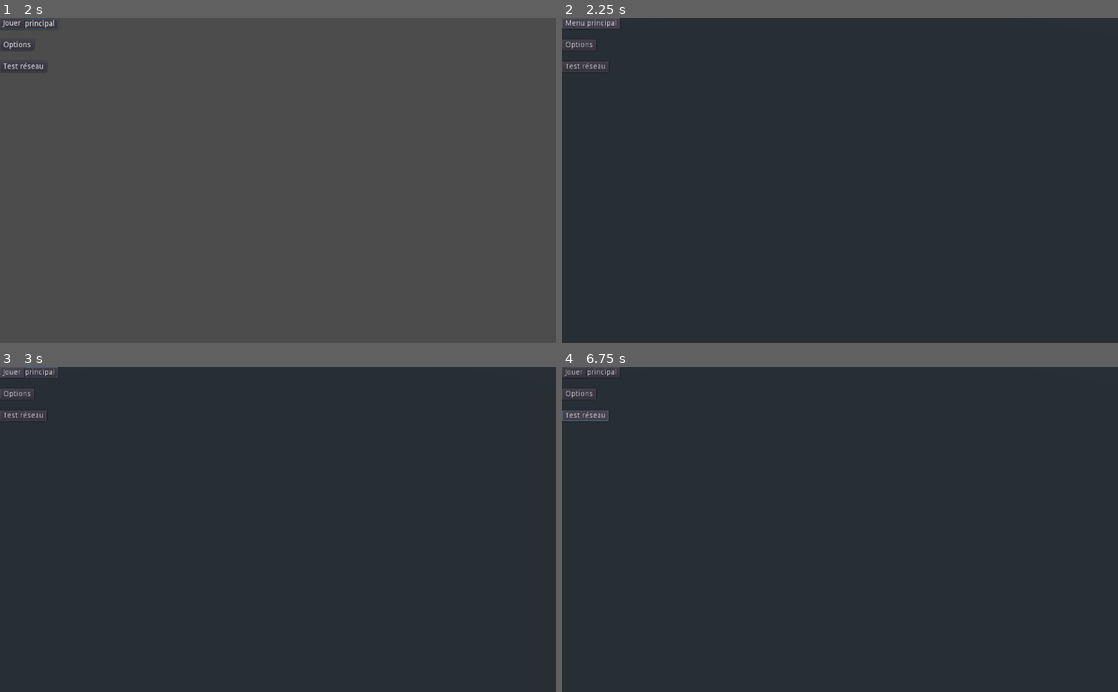
Above: before the commit, frames 1-4 (two rows, left to right).
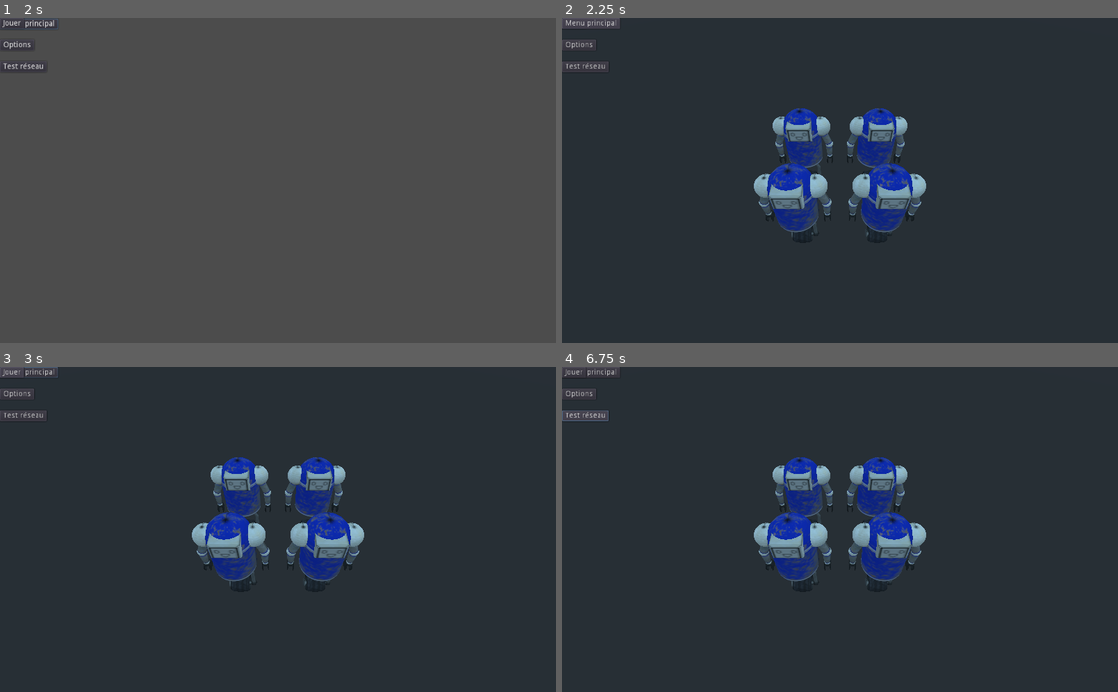
Above: after the commit, the same moments.

Repository: Flosilver/Quarter_Dead
Game: Godot game, scene res://ControlSplash.tscn
The game is run twice, just before and just after one commit, with the same random seed, the same clock (stepped at 60 frames per second) and the same inputs.
Inputs:
- Up to frame 1 (2 s): tap Enter at 0.5 s; click "Menu principal" at 1.25 s
- Up to frame 2 (2.25 s): click "Jouer" at 2 s
- Up to frame 3 (3 s): click "Jouer" at 2.75 s
- Up to frame 4 (6.75 s): click "Jouer" at 3.5 s; click "Test réseau" at 4.25 s; click "Test réseau" at 5 s; click "Jouer" at 5.75 s; click "Test réseau" at 6.5 s

Frame 1 is identical in both runs. In frame 2, 6.6% of the frame differs, in the area x 34-66%, y 27-69%; in frame 3, 6.6%; in frame 4, 6.6%.
Error in both runs: Invalid get index '0' (on base: 'String'). (res://ControlSplash.gd:19)

Commit message:
apparition robot au début du jeux

Diff:
--- a/client/global/ControlGame.gd
+++ b/client/global/ControlGame.gd
@@ -39,7 +39,7 @@
 var lOffsetExplo=[
 	[-0.5,0.5],
 	[0.5,0.5],
-	[0.5,-1.5],
+	[0.5,-0.5],
 	[-0.5,-0.5],
 ]
 
@@ -110,18 +110,22 @@
 	var mi=MeshInstance.new()
 	# and translate it to its final position
 	mi.set_translation(Vector3(x,0,y))
-	mi.set_rotation(Vector3(0,PI/2.0,0))
+	mi.set_rotation(Vector3(0,0,0))#(0,PI/2.0,0))
 	mi.set_scale(Vector3(0.5,0.5,0.5))
 	# load the tile mesh
-	var meshObj=load("TODO")
+	var meshObj=load("res://obj/robot.obj")
 	# and assign the mesh instance with it
 	mi.mesh=meshObj
 	# create a new spatial material for the tile
 	var surface_material=SpatialMaterial.new()
 	# set its color
-	surface_material.albedo_color=explorerColor[num]
+	# surface_material.albedo_color=explorerColor[num]
 	# and assign the material to the mesh instance
 	mi.set_surface_material(0,surface_material)
+
+	var texture = ImageTexture.new()
+	texture.load("res://tiles/Texture/textureRobot1.0.png")
+	surface_material.albedo_texture=texture
 	# add the newly created instance as a child of the Origine3D Node
 	$Spatial.add_child(mi)
 	return mi
--- a/client/global/ControlGame.tscn
+++ b/client/global/ControlGame.tscn
@@ -14,7 +14,7 @@
 [node name="Spatial" type="Spatial" parent="."]
 
 [node name="Camera" type="Camera" parent="Spatial"]
-transform = Transform( -1.0554e-07, -0.76181, 0.647801, -1.24115e-07, 0.647801, 0.76181, -1, 7.10543e-15, -1.62921e-07, 10, 10, 0 )
+transform = Transform( -1.0554e-07, -0.76181, 0.647801, -1.24115e-07, 0.647801, 0.76181, -1, 7.10543e-15, -1.62921e-07, 2, 3, 0 )
 script = ExtResource( 2 )
 
 [node name="InfoScreen" type="Node2D" parent="Spatial"]
Not shown, changed: serveur/src/main.cpp
